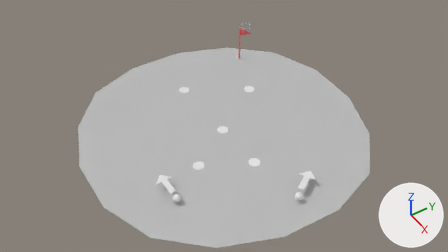
One commit to the Blender file scenes/game.blend: the scene before it, then after it.
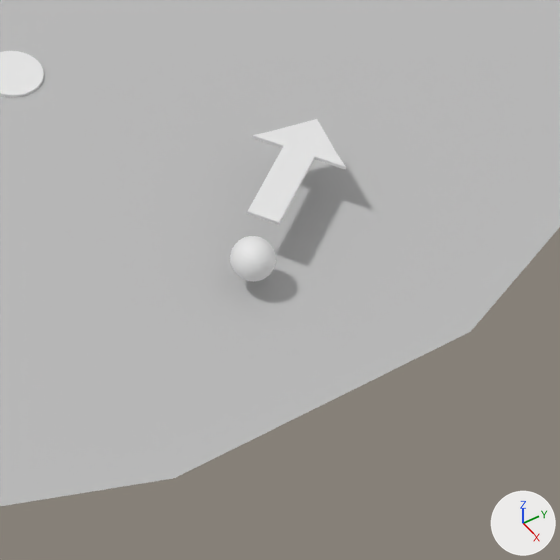
The first picture shows the older version from the file's camera 'Camera'. The close-ups show both versions on the part from 56% to 79% of the width and 59% to 100% of the height of that picture; other places that the commit changed are outside them. Lighting does not change. The marker at lower right points along +X, +Y and +Z.

The older version as bpy lines, for what is in view:
```python
me_arrow1_001 = bpy.data.meshes.new('arrow1.001')
me_arrow1_001.from_pydata(...)  # 38 vertices, 36 faces; spans x -2.9..-0.64, y -0.84..0.66, z 0.14..0.19
me_ground = bpy.data.meshes.new('Ground')
me_ground.from_pydata([(-2.05, -1.33, 0.0), (1.33, -2.05, 0.0), (-1.33, 2.05, 0.0), (2.05, 1.33, 0.0)], [], [(0, 1, 3, 2)])
me_ground.materials.append(mat_material_003)  # grey #bcbcbc
me_player2 = bpy.data.meshes.new('player2')
me_player2.from_pydata(...)  # a UV sphere (32 segments, 16 rings, poles along z) spanning x 66.38..68.37, y -36.92..-34.92, z -1.0..1.0
ob_arrow2 = bpy.data.objects.new('arrow2', me_arrow1_001)
ob_arrow2.location = (10.56, 0.35, 0.71)
ob_arrow2.rotation_euler = (0.0, 0.0, -1.035)  # degrees (0, 0, -59)
ob_plane = bpy.data.objects.new('Plane', me_ground)
ob_plane.location = (0.0, 0.0, 0.0)
ob_plane.scale = (8.25, 8.25, 8.25)
_m = ob_plane.modifiers.new('Curve', 'CURVE')
_m = ob_plane.modifiers.new('Triangulate', 'TRIANGULATE')
_m = ob_plane.modifiers.new('Subdivision', 'SUBSURF')
ob_player2 = bpy.data.objects.new('player2', me_player2)
ob_player2.location = (-12.07, 12.47, 0.57)
ob_player2.scale = (0.335, 0.335, 0.335)
# also in view: 'Coin4' at (5.0, 0.0, 0.0)
```
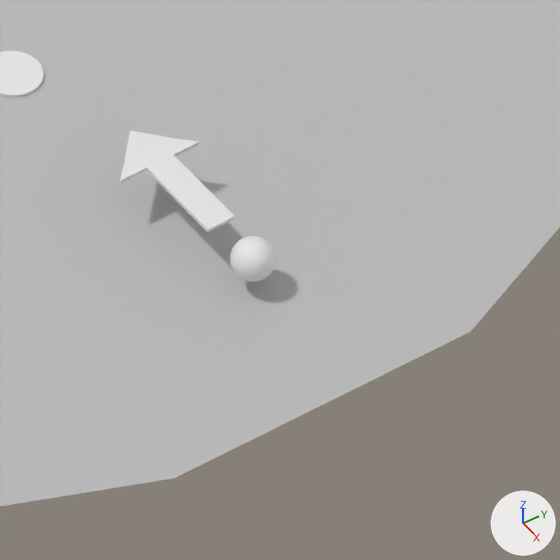
Changed parts and their boxes [x1, y1, x2, y2] in the close-ups (560 x 560 px):
'arrow2', turned
    before: [247, 119, 346, 225]
    after: [120, 131, 235, 232]

Edits to the bpy script that builds the scene:
```text
Change ob_arrow2:
    ob_arrow2.rotation_euler: (0.0, 0.0, -1.035) -> (0.0, 0.0, 0.0)  # degrees (0, 0, -59) -> degrees (0, 0, 0)
```
